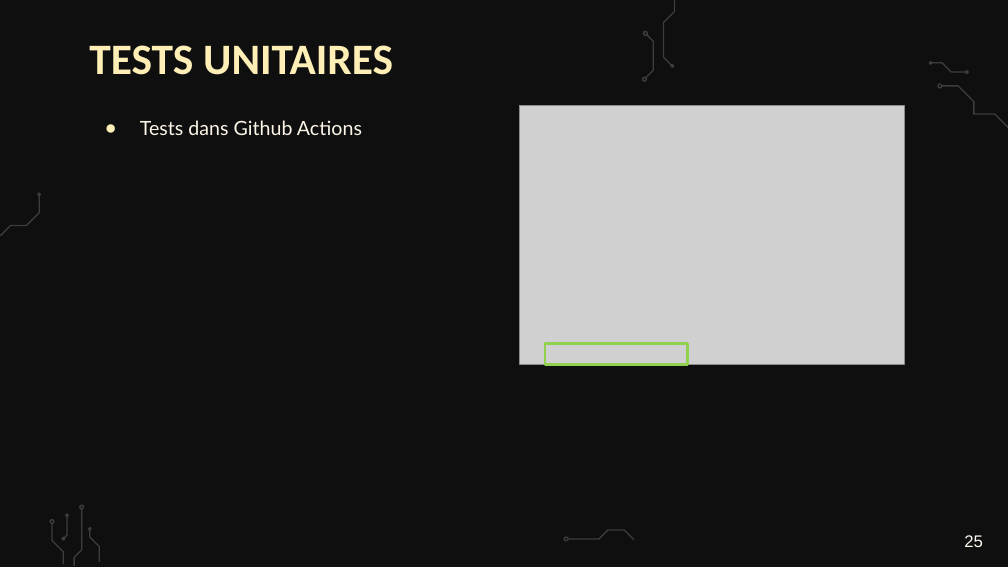
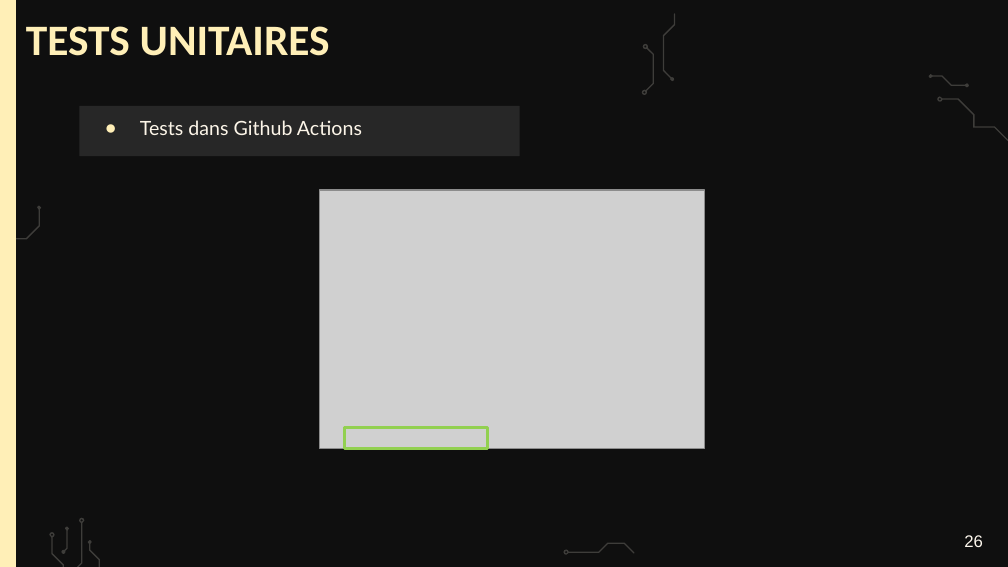
Before and after one commit to webew/api-oc-projet7, a slide deck: slide 26 of Fillion_Bertrand_6_presentation_022026.pptx (slide 25 before the commit). Drawn at 1008x567 pixels with LibreOffice and Linux fonts; fonts in the diff are those of the drawing; grey boxes stand for pictures; background and template pictures are left out. Boxes give left, top, right and bottom in pixels: in the first picture for what was removed or moved away, otherwise in the second. Text is boxed around its words. In the diff, an @@ line names an element or a change of style, - is before the commit and + after.

```diff
--- a/Fillion_Bertrand_6_presentation_022026.pptx
+++ b/Fillion_Bertrand_6_presentation_022026.pptx
@@ rectangle added at [0,0,16,566], fill #FFEFB7 @@
@@ title "TESTS UNITAIRES": place and size @@
-title "TESTS UNITAIRES" at [89,45,393,75]
+title "TESTS UNITAIRES" at [26,26,330,56]
@@ subtitle "Tests dans Github Actions": place and size @@
-subtitle "Tests dans Github Actions" at [140,120,362,135]
+subtitle "Tests dans Github Actions" at [80,106,520,156]
@@ subtitle "Tests dans Github Actions" at [80,106,520,156]: fill none to #272727 @@
@@ picture: place and size @@
-picture at [520,106,905,364]
+picture at [320,191,705,449]
@@ rectangle: place and size @@
-rectangle at [545,343,688,364]
+rectangle at [345,427,488,449]
@@ 10 freeform shapes: place and size @@
-10 freeform shapes at [0,0,1008,566]
+10 freeform shapes at [0,13,1008,567]
@@ page number at [964,535,983,547]: text changed @@
-25
+26
```
Also in this commit, not shown: 26 other slides changed, 3 slides added.
